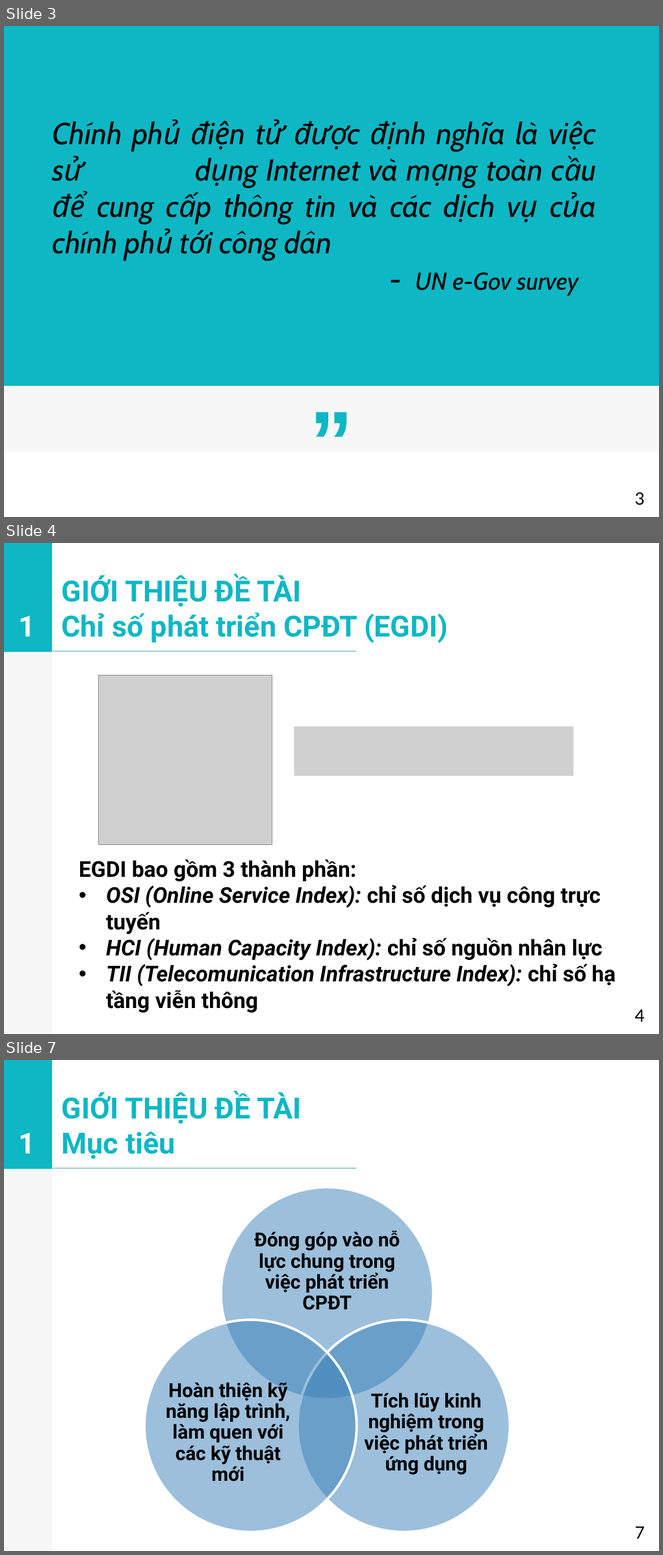
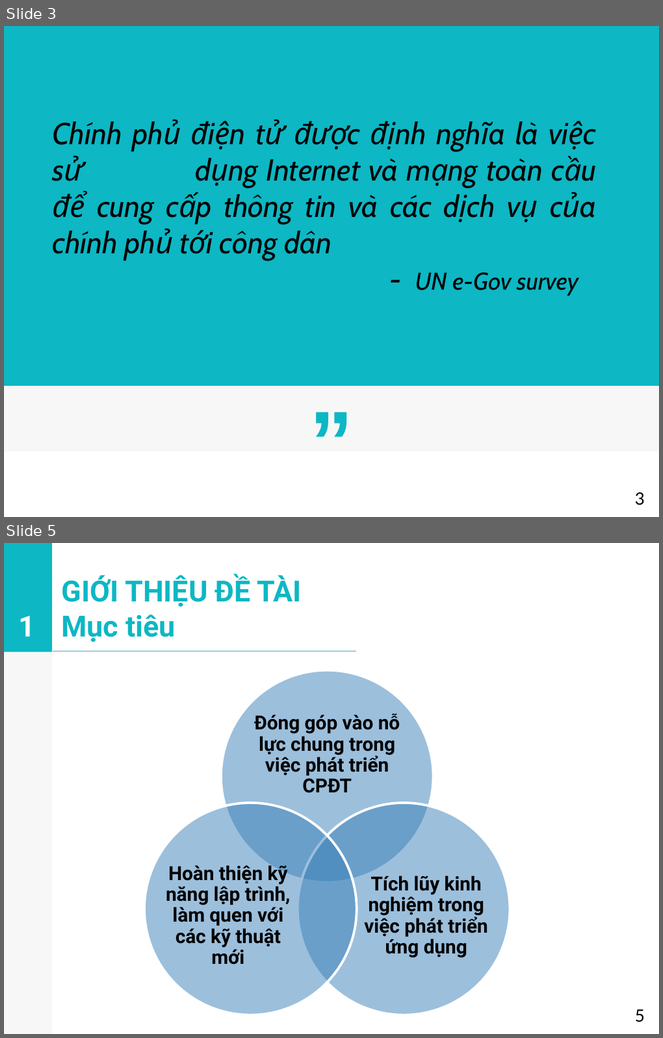
Before and after one commit to vovanluan/TTTN, a slide deck: BaoCao.pptx. Shown one above the other, each under a label of ours: slides 3, 4 and 7 before the commit, slides 3 and 5 after it; the slides between them are not shown. The pictures are 663x1555 and 663x1038 pixels, drawn with LibreOffice and Linux fonts; fonts in the diff are those of the drawing; grey boxes stand for pictures. Boxes give left, top, right and bottom in pixels: in the first picture for what was removed or moved away, otherwise in the second. Text is boxed around its words. In the diff, an @@ line names an element or a change of style, - is before the commit and + after.

```diff
--- a/BaoCao.pptx
+++ b/BaoCao.pptx
@@ slide 4 removed at (x1=4, y1=543, x2=659, y2=1034), background #FFFFFF; not listed: 2 template elements that a slide beside it also shows @@
@@ title removed at (x1=62, y1=575, x2=448, y2=643) @@
-GIỚI THIỆU ĐỀ TÀI
-Chỉ số phát triển CPĐT (EGDI)
@@ text removed at (x1=18, y1=616, x2=35, y2=637) @@
-1
@@ line removed from (53, 652) to (356, 652) @@
@@ picture removed at (x1=98, y1=675, x2=271, y2=845) @@
@@ picture removed at (x1=294, y1=726, x2=573, y2=776) @@
@@ text removed at (x1=79, y1=860, x2=616, y2=987) @@
-EGDI bao gồm 3 thành phần:
-• OSI (Online Service Index): chỉ số dịch vụ công trực tuyến
-• HCI (Human Capacity Index): chỉ số nguồn nhân lực
-• TII (Telecomunication Infrastructure Index): chỉ số hạ tầng viễn thông
@@ page number removed at (x1=635, y1=1010, x2=645, y2=1022) @@
-4
@@ what was slide 7 is now slide 5 @@
@@ page number at (x1=635, y1=1010, x2=645, y2=1023): text changed @@
-7
+5
```
Also in this commit, not shown: 4 slides changed, 6 other slides removed.
